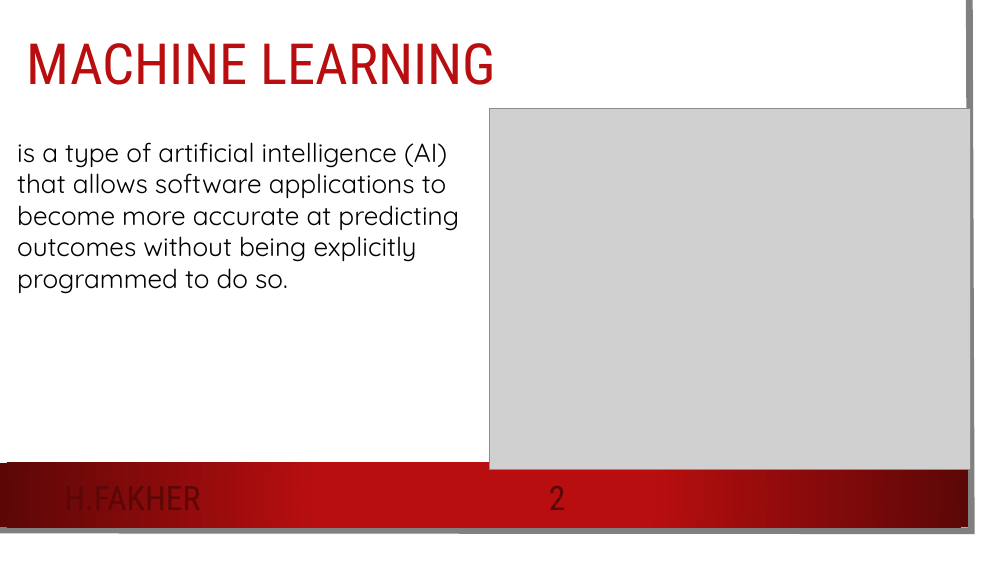
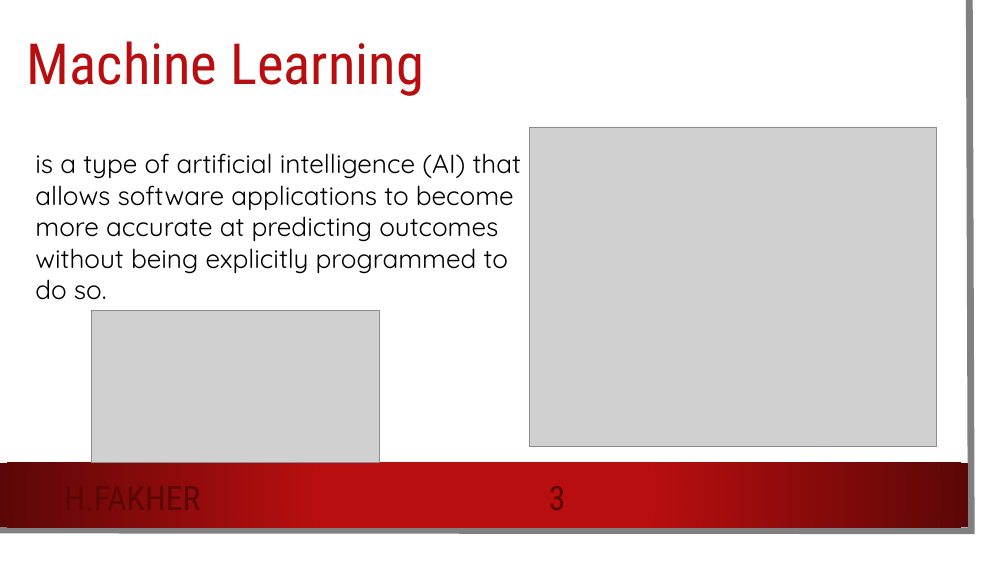
Before and after one commit to HossamFakher1/AI-Sessions, a slide deck: slide 3 of Session1/Session1.pptx (slide 2 before the commit). Drawn at 1008x567 pixels with LibreOffice and Linux fonts; fonts in the diff are those of the drawing; grey boxes stand for pictures; background and template pictures are left out. Boxes give left, top, right and bottom in pixels: in the first picture for what was removed or moved away, otherwise in the second. Text is boxed around its words. In the diff, an @@ line names an element or a change of style, - is before the commit and + after.

```diff
--- a/Session1/Session1.pptx
+++ b/Session1/Session1.pptx
@@ title at [27,41,424,96]: text changed @@
-MACHINE LEARNING
+Machine Learning
@@ text "is a type of artificial ..." rewrapped from [17,142,459,294] to [35,153,521,300] @@
@@ picture: place and size @@
-picture at [489,108,970,469]
+picture at [529,127,937,446]
@@ picture added at [91,311,379,463] @@
@@ page number at [520,476,595,518]: text changed @@
-2
+3
```
Also in this commit, not shown: 8 other slides changed, 4 slides added, 2 slides removed.
